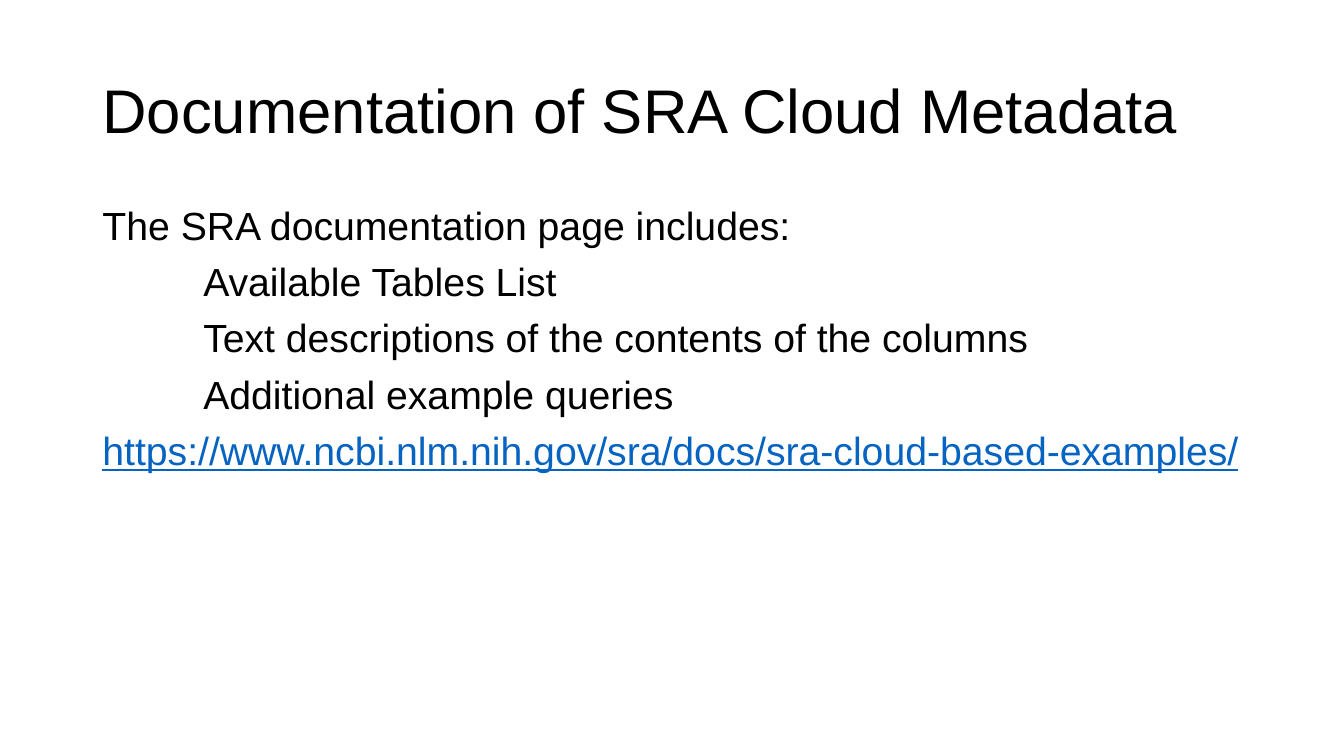
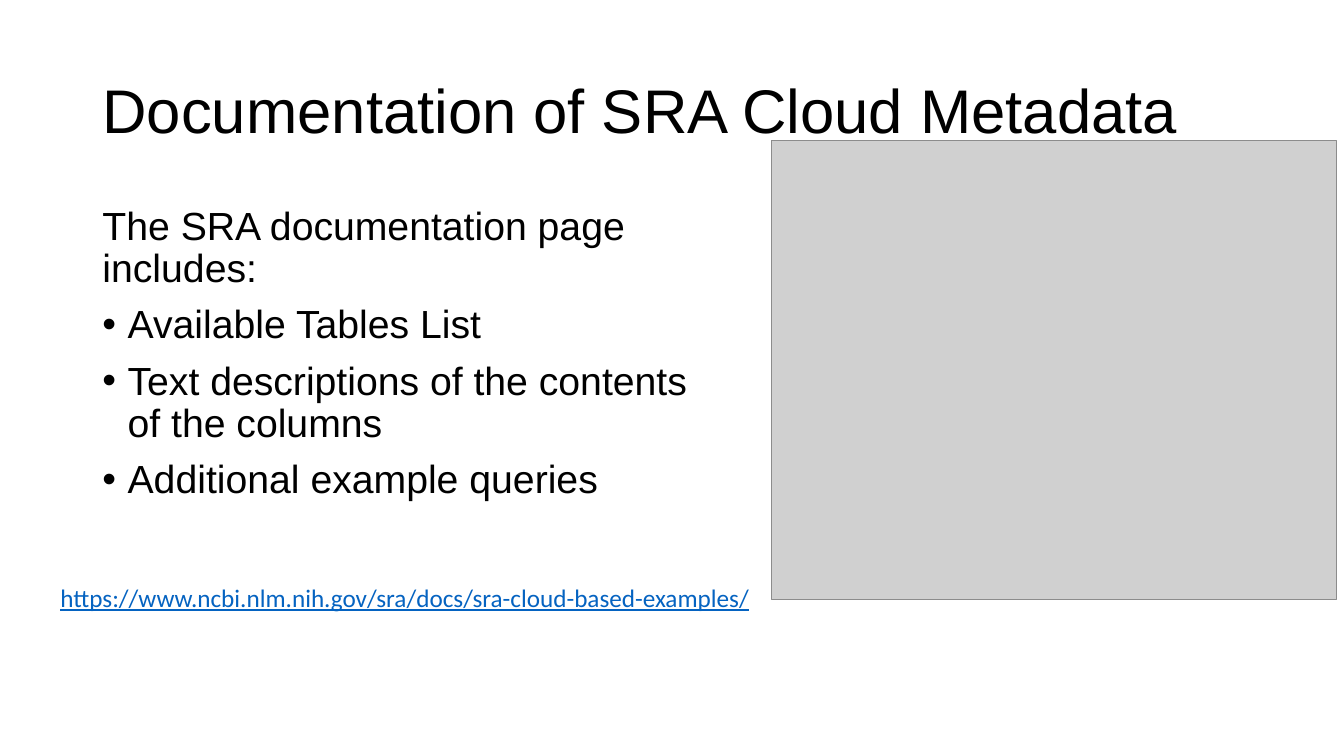
Before and after one commit to ncbi/ASHG-Workshop-2021, a slide deck: slide 25 of ASHG_GCP.pptx (slide 26 before the commit). Drawn at 1344x756 pixels with LibreOffice and Linux fonts; fonts in the diff are those of the drawing; grey boxes stand for pictures; background and template pictures are left out. Boxes give left, top, right and bottom in pixels: in the first picture for what was removed or moved away, otherwise in the second. Text is boxed around its words. In the diff, an @@ line names an element or a change of style, - is before the commit and + after.

```diff
--- a/ASHG_GCP.pptx
+++ b/ASHG_GCP.pptx
@@ picture added at <box>771,140,1336,599</box> @@
@@ text at <box>128,309,687,501</box>: bullet none to • @@
@@ text at <box>102,436,1238,473</box>: paragraph removed @@
-https://www.ncbi.nlm.nih.gov/sra/docs/sra-cloud-based-examples/
@@ text added at <box>60,589,748,612</box>, 18 pt, text #0563C1, underline @@
+https://www.ncbi.nlm.nih.gov/sra/docs/sra-cloud-based-examples/
```
Also in this commit, not shown: 8 other slides changed, 1 slide removed.
